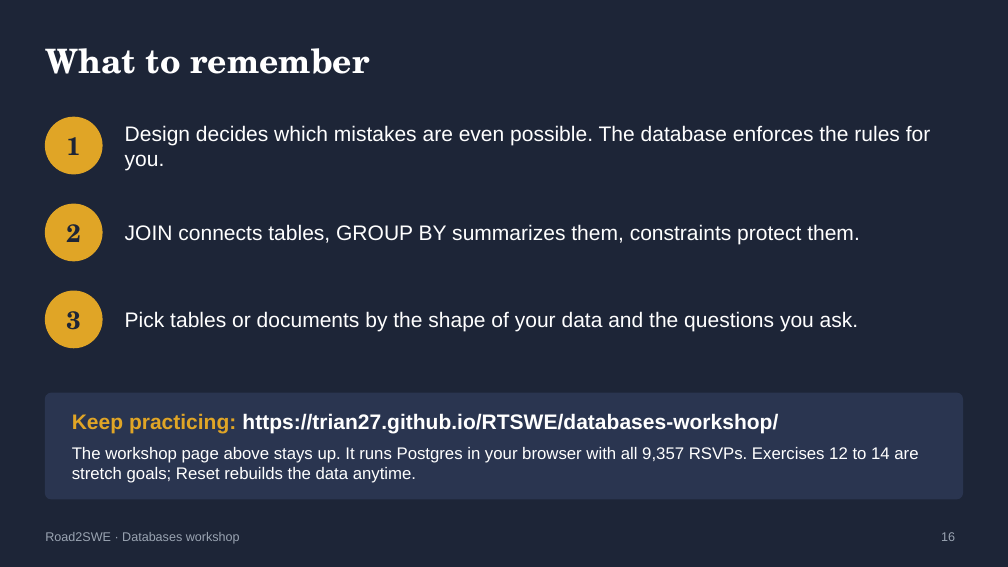
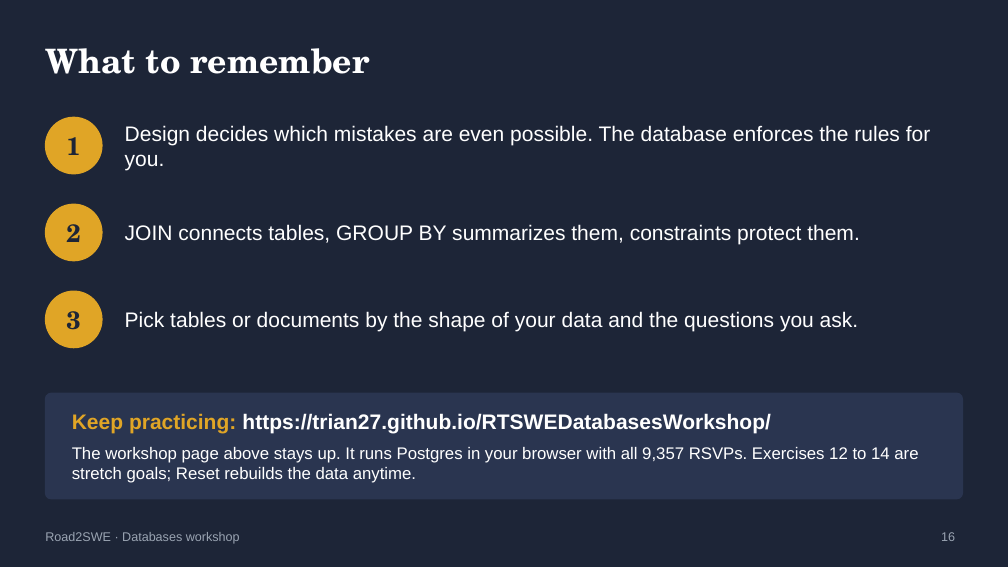
Before and after one commit to Trian27/RTSWEDatabasesWorkshop, a slide deck: slide 16 of slides/databases-workshop.pptx. Drawn at 1008x567 pixels with LibreOffice and Linux fonts; fonts in the diff are those of the drawing. Boxes give left, top, right and bottom in pixels: in the first picture for what was removed or moved away, otherwise in the second. Text is boxed around its words. In the diff, an @@ line names an element or a change of style, - is before the commit and + after.

```diff
--- a/slides/databases-workshop.pptx
+++ b/slides/databases-workshop.pptx
@@ text at (72,413,771,433): text changed @@
-Keep practicing: https://trian27.github.io/RTSWE/databases-workshop/
+Keep practicing: https://trian27.github.io/RTSWEDatabasesWorkshop/
```
Also in this commit, not shown: 7 other files.
